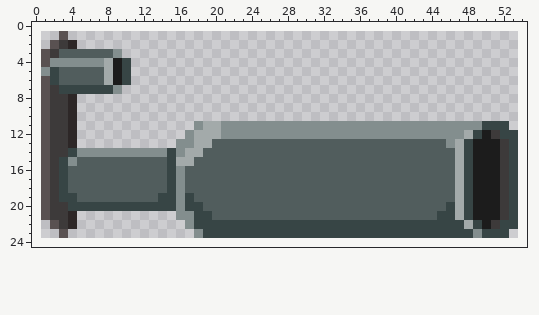
Edited in one commit: pixel-art sprite (Psyche/Assets/Graphics/pick ups/tools/imager.png). The picture above was drawn from the file before the commit.
The file is 53x23 pixels. Colours within 5 levels of each other are drawn and written as one. The old version is drawn lined up with the new one, on the new canvas.
Once edited:
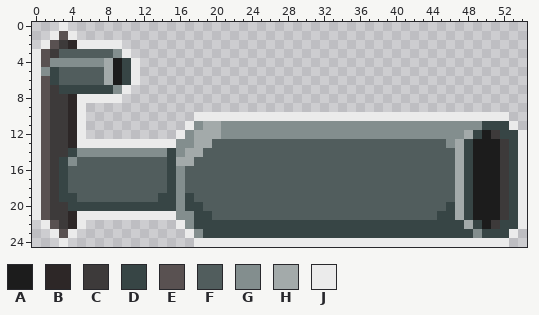
Palette (. is transparent): A #1c1c1c  B #2d2727  C #3d3a3a  D #374545  E #595151  F #515d5d  G #838e8e  H #a3aaaa  J #ebebeb
Message: updated imager and magnetometer sprites to have outlines
The edit:
canvas 53x23 -> 55x25, the old top-left corner now at 1,1
Changed rows in their new state; - is an unchanged pixel.
first column x 0:
 0 ---J---------------------------------------------------
 1 --J-J--------------------------------------------------
 2 -J---JJJJJ---------------------------------------------
 3 J---------J--------------------------------------------
 4 J----------J-------------------------------------------
 5 J----------J-------------------------------------------
 6 J----------J-------------------------------------------
 7 J---------J--------------------------------------------
 8 J----JJJJJ---------------------------------------------
 9 J----J-------------------------------------------------
10 J----J------------JJJJJJJJJJJJJJJJJJJJJJJJJJJJJJJJJJJ--
11 J----J-----------J-----------------------------------J-
12 J----J----------J-------------------------------------J
13 J----JJJJJJJJJJJ--------------------------------------J
14 J-----------------------------------------------------J
15 J-----------------------------------------------------J
16 J-----------------------------------------------------J
17 J-----------------------------------------------------J
18 J-----------------------------------------------------J
19 J-----------------------------------------------------J
20 J-----------------------------------------------------J
21 J----JJJJJJJJJJJ--------------------------------------J
22 -J---J----------J-------------------------------------J
23 --J-J------------J-----------------------------------J-
24 ---J--------------JJJJJJJJJJJJJJJJJJJJJJJJJJJJJJJJJJJ--
